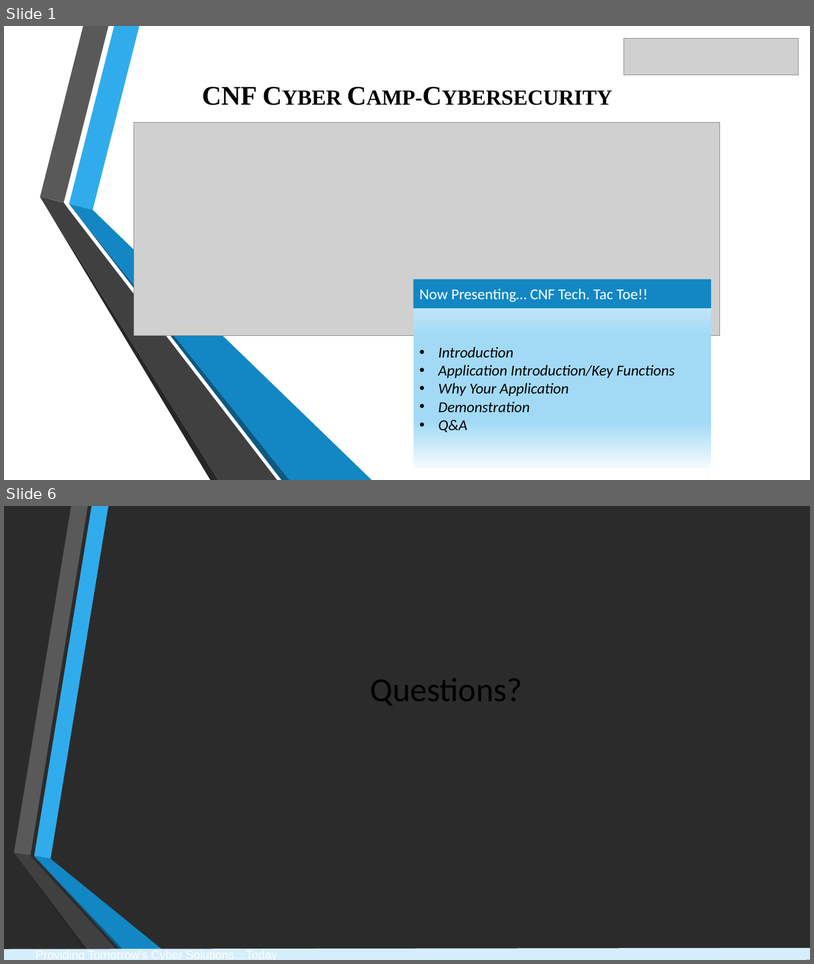
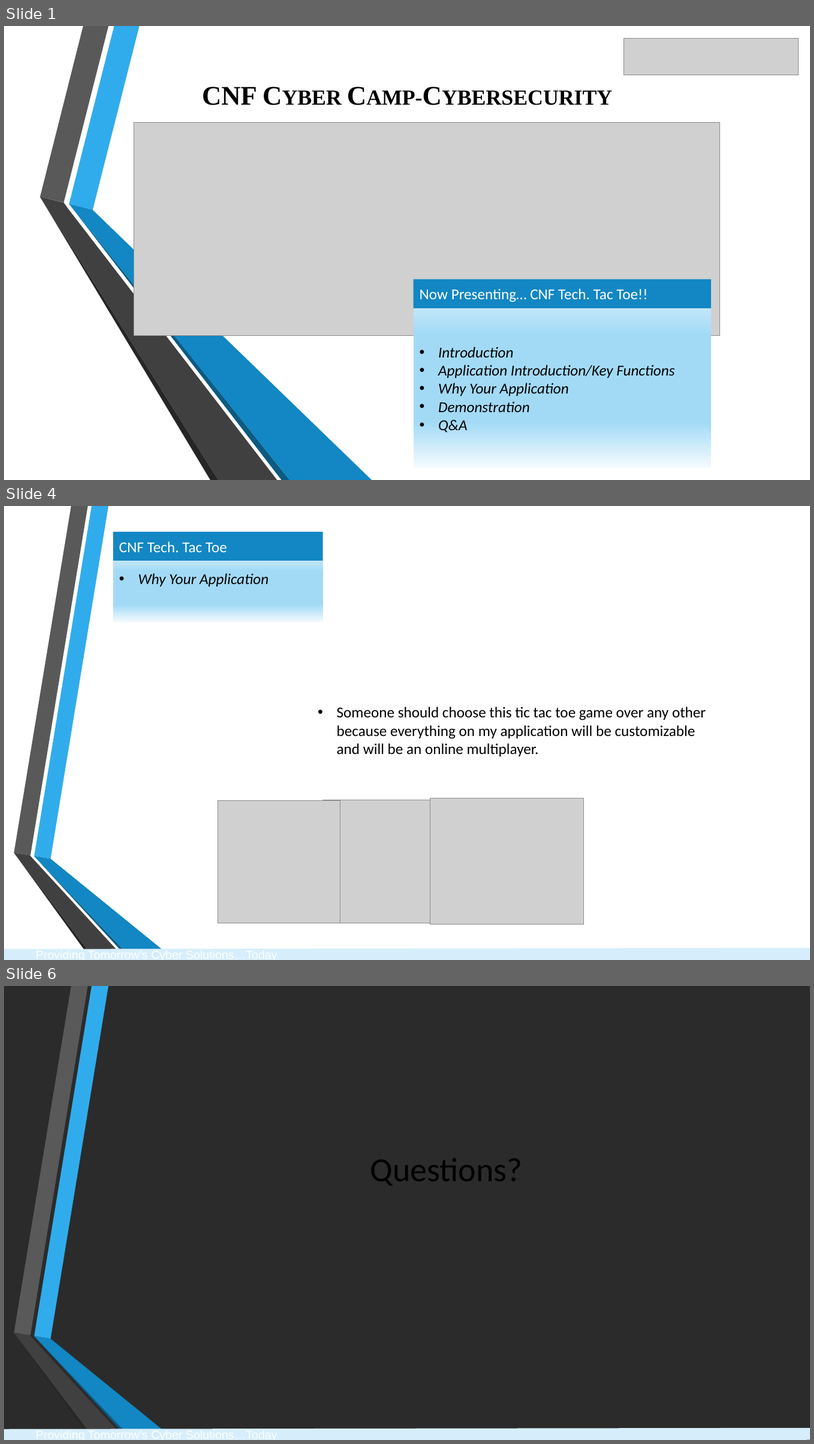
Before and after one commit to isabellaxlit/tictactoe, a slide deck: CNF Application Presentation_Isabella.pptx. Shown one above the other, each under a label of ours: slides 1 and 6 before the commit, slides 1, 4 and 6 after it; the slides between them are not shown. The pictures are 814x964 and 814x1444 pixels, drawn with LibreOffice and Linux fonts; fonts in the diff are those of the drawing; grey boxes stand for pictures; background and template pictures are left out; a plain dark background stands for a picture behind light text. Boxes give left, top, right and bottom in pixels: in the first picture for what was removed or moved away, otherwise in the second. Text is boxed around its words. In the diff, an @@ line names an element or a change of style, - is before the commit and + after.

```diff
--- a/CNF Application Presentation_Isabella.pptx
+++ b/CNF Application Presentation_Isabella.pptx
@@ slide 4 added at box(4, 506, 810, 960), background picture (left out); not listed: 8 template elements that a slide beside it also shows @@
@@ rectangle added at box(113, 532, 323, 561), fill #1287C3, 18 pt, text #FFFFFF @@
+CNF Tech. Tac Toe
@@ rectangle added at box(113, 561, 323, 622), fill gradient #F5FBFE to #A2DAF6 to #C1E6F9, 18 pt, text #000000, italic @@
+• Why Your Application
@@ text added at box(337, 706, 706, 756), 18 pt, text #000000 @@
+• Someone should choose this tic tac toe game over any other because everything on my application will be customizable and will be an online multiplayer.
@@ picture added at box(218, 801, 341, 923) @@
@@ picture added at box(323, 799, 440, 923) @@
@@ picture added at box(431, 798, 584, 924) @@
```
Also in this commit, not shown: 3 slides changed, 1 slide removed.
